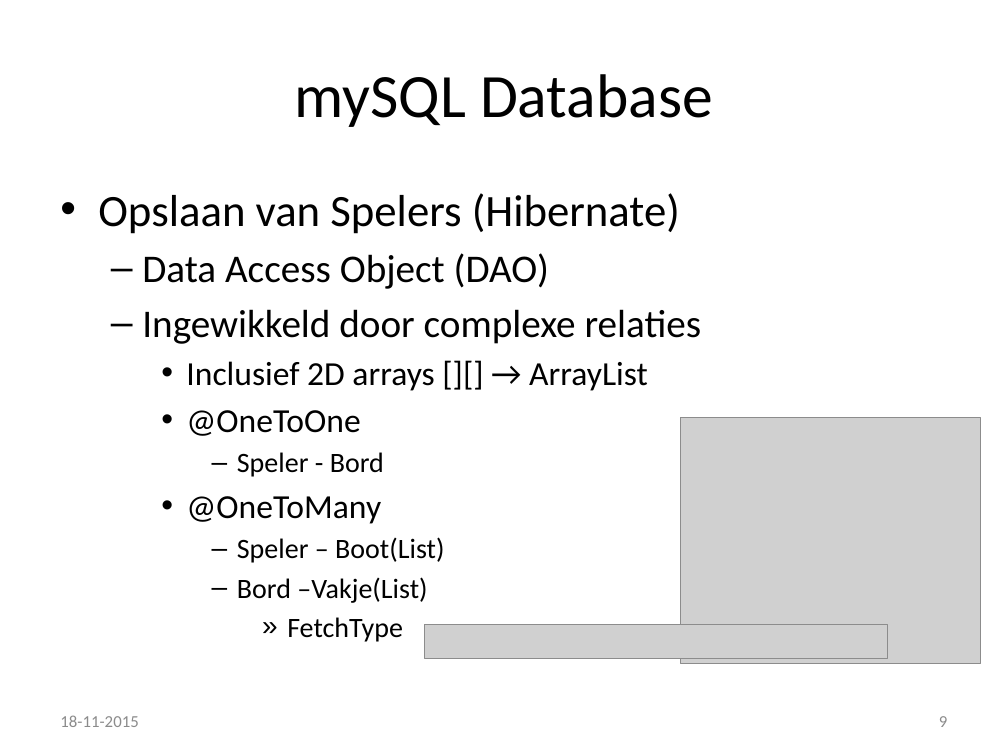
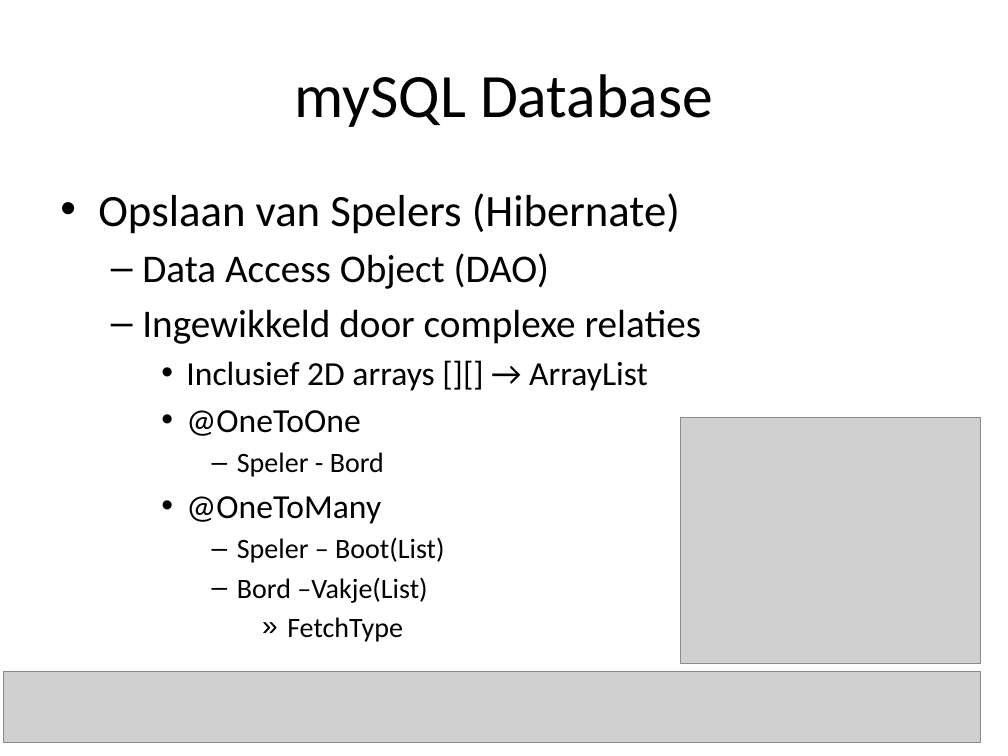
Before and after one commit to kevinrijs/ZeeSlagOnline, a slide deck: slide 10 of ZeeslagPresentatie2.pptx (slide 9 before the commit). Drawn at 1008x756 pixels with LibreOffice and Linux fonts; fonts in the diff are those of the drawing; grey boxes stand for pictures. Boxes give left, top, right and bottom in pixels: in the first picture for what was removed or moved away, otherwise in the second. Text is boxed around its words. In the diff, an @@ line names an element or a change of style, - is before the commit and + after.

```diff
--- a/ZeeslagPresentatie2.pptx
+++ b/ZeeslagPresentatie2.pptx
@@ picture: place and size @@
-picture at (424, 625, 887, 658)
+picture at (4, 671, 981, 742)
@@ text removed at (60, 715, 138, 727) @@
-18-11-2015
@@ page number removed at (939, 716, 947, 727) @@
-9
```
Also in this commit, not shown: 10 other slides changed, 2 other files.
